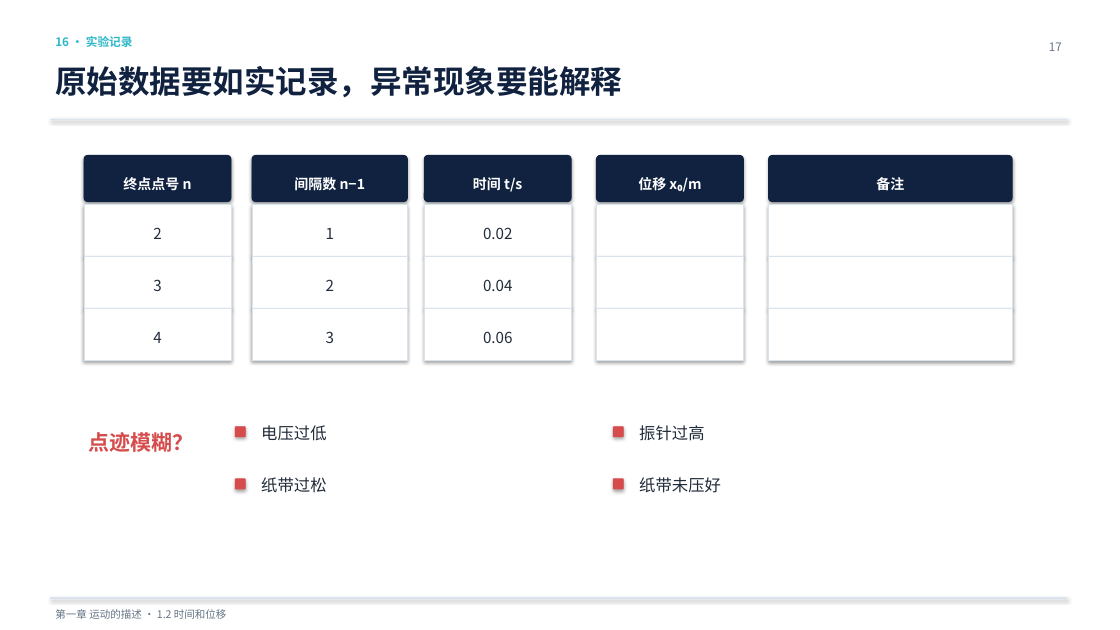
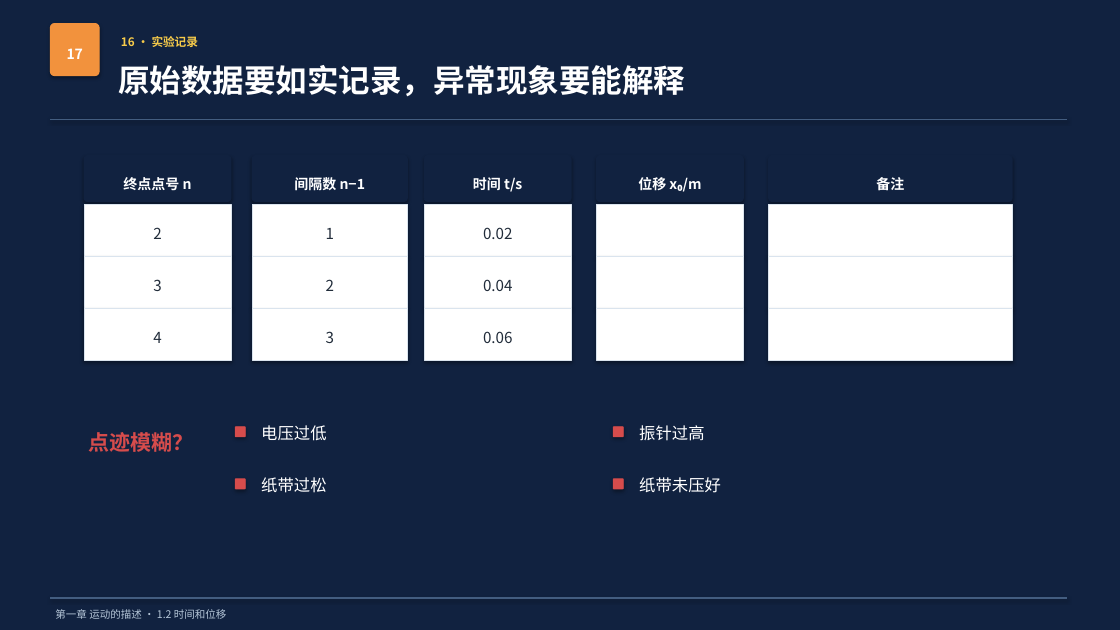
Before and after one commit to sanxFlower/physics, a slide deck: slide 17 of 高中物理/光谷二高/26级-高一/1.2 时间位移/1.2时间位移_开学第一课.pptx. Drawn at 1120x630 pixels with LibreOffice and Linux fonts; fonts in the diff are those of the drawing. Boxes give left, top, right and bottom in pixels: in the first picture for what was removed or moved away, otherwise in the second. Text is boxed around its words. In the diff, an @@ line names an element or a change of style, - is before the commit and + after.

```diff
--- a/高中物理/光谷二高/26级-高一/1.2 时间位移/1.2时间位移_开学第一课.pptx
+++ b/高中物理/光谷二高/26级-高一/1.2 时间位移/1.2时间位移_开学第一课.pptx
@@ background #FFFFFF to #112240 @@
@@ rounded rectangle added at <box>50,24,99,76</box>, fill #F2923D, outline #F2923D 0.75 pt @@
@@ text "16 · 实验记录": place and size @@
-text "16 · 实验记录" at <box>55,36,133,47</box>
+text "16 · 实验记录" at <box>121,36,199,47</box>
@@ text "16 · 实验记录" at <box>121,36,199,47</box>: text colour #2DB7C7 to #F7CB4A @@
@@ text "17": place and size @@
-text "17" at <box>1049,42,1062,51</box>
+text "17" at <box>67,48,83,59</box>
@@ text "17" at <box>67,48,83,59</box>: size 10 to 12 pt, text colour #647485 to #FFFFFF, bold on; alignment right to centre @@
@@ text "原始数据要如实记录，异常现象要能解释": place and size @@
-text "原始数据要如实记录，异常现象要能解释" at <box>55,66,622,97</box>
+text "原始数据要如实记录，异常现象要能解释" at <box>118,65,685,96</box>
@@ text "原始数据要如实记录，异常现象要能解释" at <box>118,65,685,96</box>: text colour #112240 to #FFFFFF @@
@@ line (50, 119) - (1067, 119): stroke #DAE4EE 1 pt to #435D80 1 pt @@
@@ text colour #212C3A to #FFFFFF in 4 elements at <box>261,425,326,441</box>, <box>639,425,704,441</box>, <box>261,477,326,493</box>, <box>639,477,721,493</box> @@
@@ line (50, 598) - (1067, 598): stroke #DAE4EE 1 pt to #435D80 1 pt @@
@@ text "第一章 运动的描述 · 1.2 时间和位移" at <box>55,609,227,619</box>: text colour #647485 to #B4C5D7 @@
```
Also in this commit, not shown: 19 other slides changed, 8 other files.
